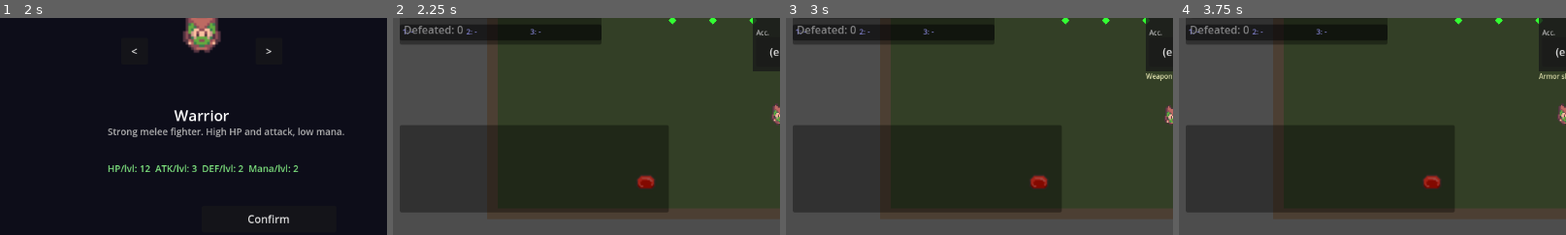
Above: before the commit, frames 1-4 (left to right).
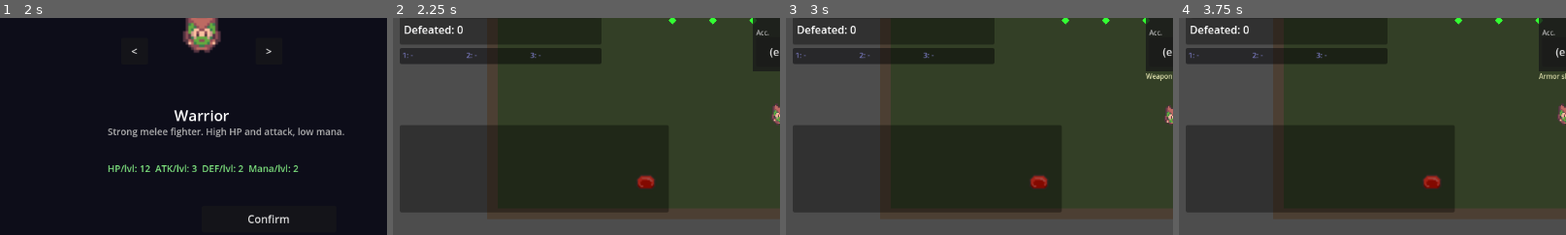
Above: after the commit, the same moments.

Repository: SFMiner/DeepGame_MVP
Game: Godot game, scene res://scenes/splash_screen.tscn
The game is run twice, just before and just after one commit, with the same random seed, the same clock (stepped at 60 frames per second) and the same inputs.
Inputs (mouse positions are % of the whole screen's width and height, from its top left):
- Up to frame 1 (2 s): tap Enter at 0.5 s; move the mouse to (72, 45) at 0.52 s; hold D (move_right) 0.53-1.25 s; tap Space (attack_melee) at 0.6 s; click (72, 45) at 0.67 s; click "New Game" at 1.25 s
- Up to frame 2 (2.25 s): click "Confirm" at 2 s
- Up to frame 3 (3 s): click "(empty)" at 2.75 s
- Up to frame 4 (3.75 s): click "(empty)" at 3.5 s
The pictures show only the part of the screen within x 0-50%, y 28-78%; the shares and areas given below are measured in that part.

Frame 1 is identical in both runs. In frame 2, 4.1% of the frame differs, in the area x 1-54%, y 3-21%; in frame 3, 4.1%; in frame 4, 4.1%.

Commit message:
Fixes: knockback direction, defeat counter, spell bar position
- Knockback: reversed direction from toward-attacker to away-from-attacker
- Defeat counter: was_alive guard prevents double-count on same-frame multi-hits
- Victory check: counts alive enemies directly instead of trusting _enemies_defeated tally
- Spell bar: moved below Defeated label (y=225 instead of 190)

Diff:
--- a/scripts/Enemy.gd
+++ b/scripts/Enemy.gd
@@ -204,7 +204,7 @@
 		_enter_idle()
 
 func apply_knockback(from_position: Vector2, strength: float) -> void:
-	var direction: Vector2 = global_position.direction_to(from_position)
+	var direction: Vector2 = (global_position - from_position).normalized()
 	_knockback_velocity = direction * strength
 
 func _process_knockback(delta: float) -> void:
--- a/scripts/HUD.gd
+++ b/scripts/HUD.gd
@@ -233,7 +233,7 @@
 
 func _create_spell_bar() -> void:
 	_spell_bar_panel = Panel.new()
-	_spell_bar_panel.position = Vector2(10, 190)
+	_spell_bar_panel.position = Vector2(10, 225)
 	_spell_bar_panel.size = Vector2(300, 24)
 	_spell_bar_panel.modulate = Color(0.05, 0.05, 0.15, 0.8)
 	add_child(_spell_bar_panel)
@@ -241,7 +241,7 @@
 	for i: int in range(3):
 		var label: Label = Label.new()
 		label.text = str(i + 1) + ": -"
-		label.position = Vector2(14 + i * 95, 193)
+		label.position = Vector2(14 + i * 95, 228)
 		label.add_theme_color_override("font_color", Color(0.5, 0.5, 0.8, 1.0))
 		label.add_theme_font_size_override("font_size", 11)
 		add_child(label)
--- a/scripts/Main.gd
+++ b/scripts/Main.gd
@@ -90,7 +90,12 @@
 func _on_enemy_defeated(enemy_name: String) -> void:
 	EventBus.combat_event.emit(enemy_name + " was defeated!")
 	_enemies_defeated += 1
-	if _enemies_defeated >= _total_enemies and _total_enemies > 0:
+	var alive: int = 0
+	for node in get_tree().get_nodes_in_group("enemies"):
+		var e: Enemy = node as Enemy
+		if e and e.stats and e.stats.is_alive():
+			alive += 1
+	if alive <= 0 and _total_enemies > 0:
 		EventBus.all_enemies_defeated.emit()
 
 func spawn_floating_damage(world_position: Vector2, damage: int, is_crit: bool = false) -> void:
--- a/scripts/Player.gd
+++ b/scripts/Player.gd
@@ -250,12 +250,13 @@
 func _deal_damage_to_enemy(enemy: Enemy) -> void:
 	if not stats or not enemy.stats:
 		return
+	var was_alive: bool = enemy.stats.is_alive()
 	var is_crit: bool = randf() < stats.crit_chance
 	var damage: int = stats.attack
 	var actual: int = enemy.stats.take_damage(damage, is_crit)
 	EventBus.damage_dealt.emit(stats.character_name, enemy.stats.character_name, actual, enemy.global_position, is_crit)
 	enemy.apply_knockback(global_position, knockback_strength)
-	if not enemy.stats.is_alive():
+	if was_alive and not enemy.stats.is_alive():
 		EventBus.enemy_defeated.emit(enemy.stats.character_name)
 		GameState.defeat_count += 1
 		_grant_xp_for_enemy(enemy.stats.level)
--- a/scripts/Projectile.gd
+++ b/scripts/Projectile.gd
@@ -78,13 +78,14 @@
 			return
 		var enemy: Enemy = body as Enemy
 		if enemy.stats:
+			var was_alive: bool = enemy.stats.is_alive()
 			var actual: int = enemy.stats.take_damage(damage)
 			EventBus.damage_dealt.emit(attacker_name, enemy.stats.character_name, actual, enemy.global_position, false)
-		if _status_effect_on_hit:
-			enemy.apply_status_effect(_status_effect_on_hit)
-		if not enemy.stats.is_alive():
-			EventBus.enemy_defeated.emit(enemy.stats.character_name)
-			GameState.defeat_count += 1
+			if _status_effect_on_hit:
+				enemy.apply_status_effect(_status_effect_on_hit)
+			if was_alive and not enemy.stats.is_alive():
+				EventBus.enemy_defeated.emit(enemy.stats.character_name)
+				GameState.defeat_count += 1
 		if _projectile_data and _projectile_data.pierce:
 			if not _pierce_hit:
 				_pierce_hit = true
